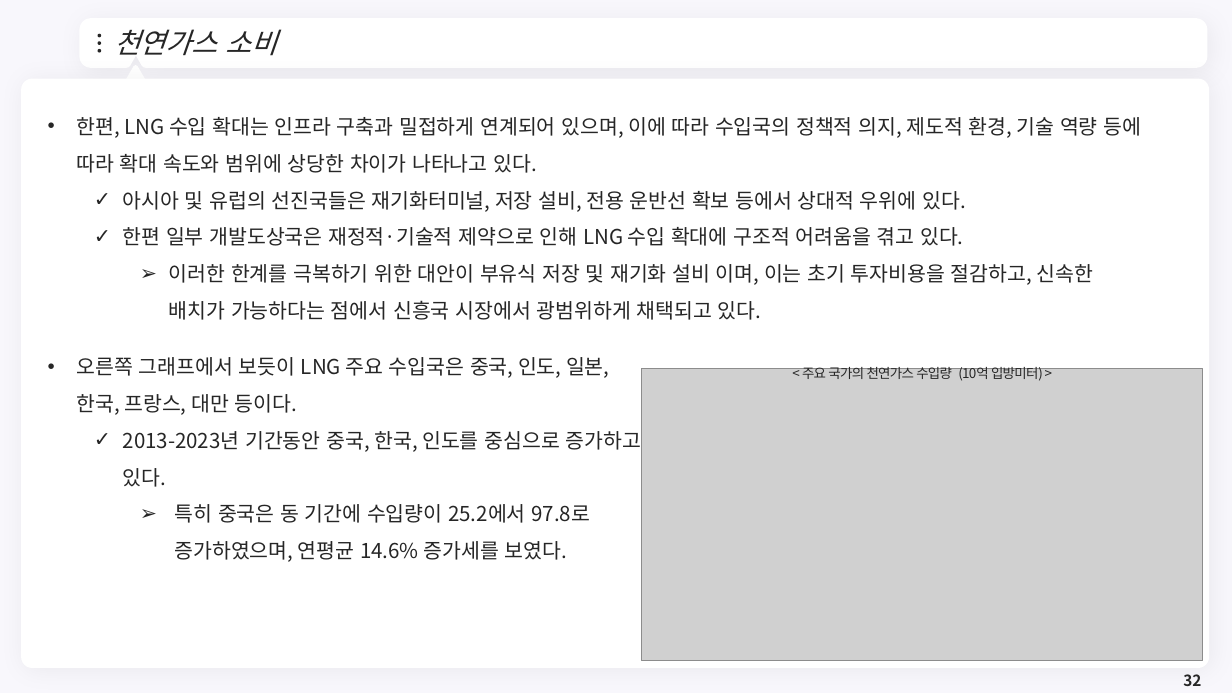
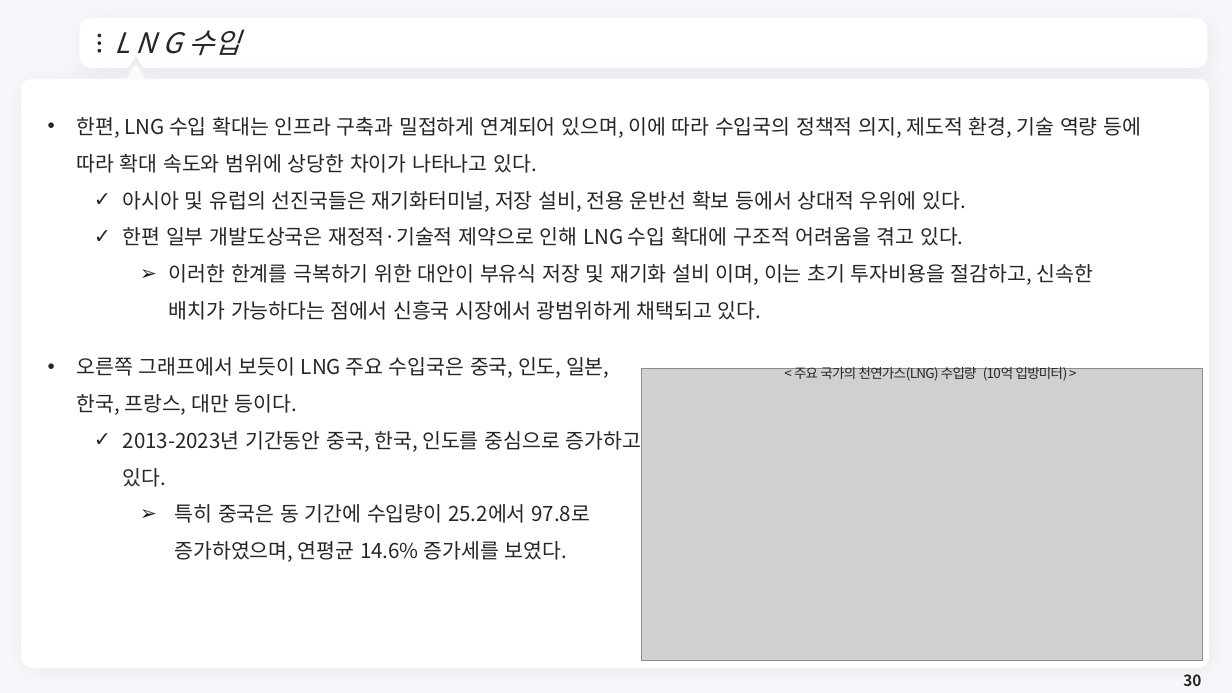
Before and after one commit to meandthey/Teaching, a slide deck: slide 30 of 에너지경제학/자원에너지경제학_Chapter_4 (가스).pptx (slide 32 before the commit). Drawn at 1232x693 pixels with LibreOffice and Linux fonts; fonts in the diff are those of the drawing; grey boxes stand for pictures; background and template pictures are left out. Boxes give left, top, right and bottom in pixels: in the first picture for what was removed or moved away, otherwise in the second. Text is boxed around its words. In the diff, an @@ line names an element or a change of style, - is before the commit and + after.

```diff
--- a/에너지경제학/자원에너지경제학_Chapter_4 (가스).pptx
+++ b/에너지경제학/자원에너지경제학_Chapter_4 (가스).pptx
@@ title at box(114, 30, 240, 56): text changed @@
-천연가스 소비
+L N G 수입
@@ text at box(794, 364, 1068, 381): text changed @@
-< 주요 국가의 천연가스 수입량 (10억 입방미터) >
+< 주요 국가의 천연가스(LNG) 수입량 (10억 입방미터) >
@@ page number at box(1183, 674, 1201, 686): text changed @@
-32
+30
```
Also in this commit, not shown: 19 other slides changed, 2 slides removed, 1 other file.
